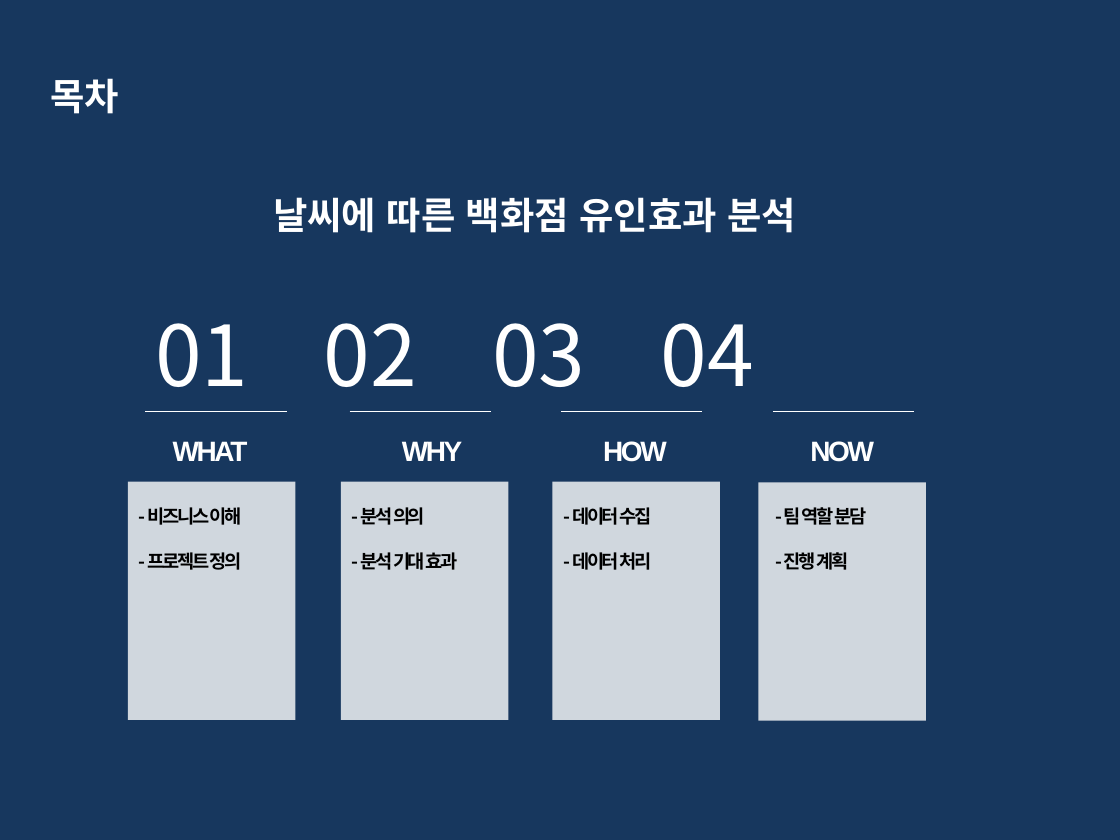
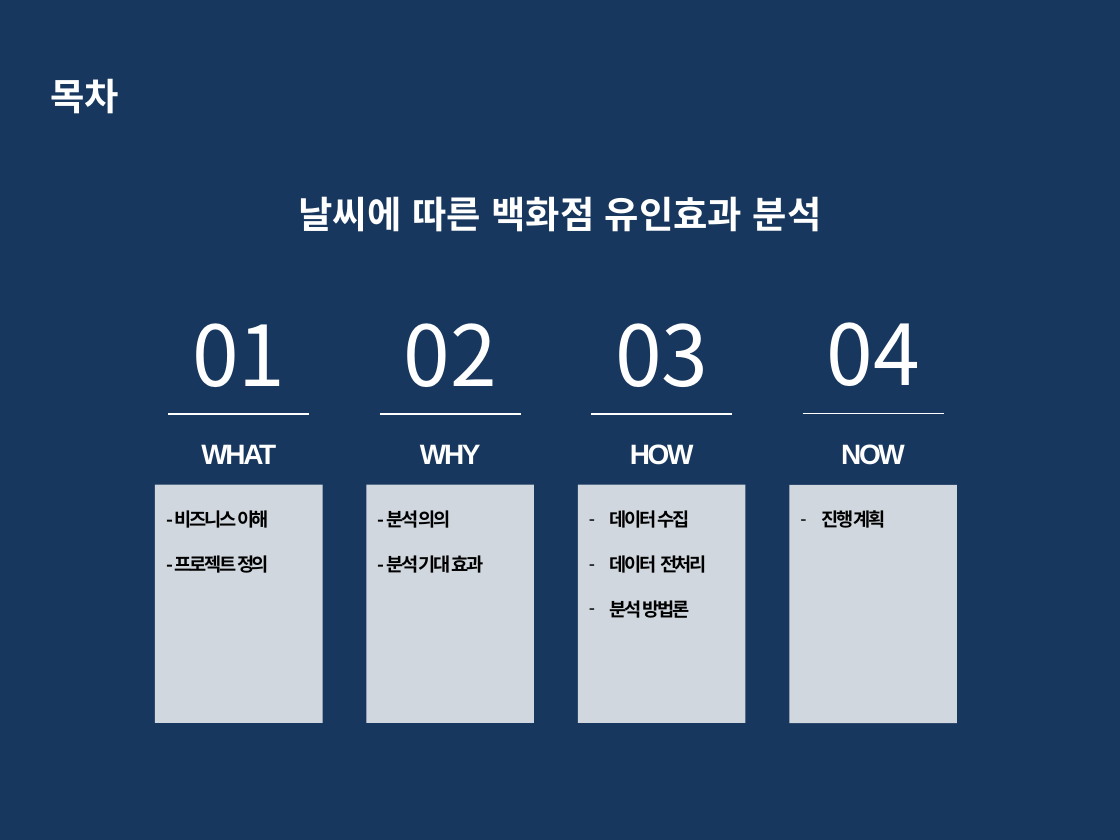
Before and after one commit to jonghyunlee1993/MulticampusSemiProject, a slide deck: slide 2 of 발표자료/1조 세미프로젝트_브리핑_강자연 수정.pptx. Drawn at 1120x840 pixels with LibreOffice and Linux fonts; fonts in the diff are those of the drawing. Boxes give left, top, right and bottom in pixels: in the first picture for what was removed or moved away, otherwise in the second. Text is boxed around its words. In the diff, an @@ line names an element or a change of style, - is before the commit and + after.

```diff
--- a/발표자료/1조 세미프로젝트_브리핑_강자연 수정.pptx
+++ b/발표자료/1조 세미프로젝트_브리핑_강자연 수정.pptx
@@ text at [192,323,285,387]: text changed @@
-01 02 03 04
+01
@@ text added at [404,323,497,387], 54 pt, text #FFFFFF @@
+02
@@ text added at [615,323,708,387], 54 pt, text #FFFFFF @@
+03
@@ text added at [826,322,919,386], 54 pt, text #FFFFFF @@
+04
@@ line moved from (146, 411) - (287, 411) to (168, 414) - (309, 414) @@
@@ 2 lines, 1 text: place and size @@
-2 lines, 1 text at [173,411,702,461]
+2 lines, 1 text at [201,414,732,464]
@@ line moved from (773, 411) - (914, 411) to (803, 413) - (944, 413) @@
@@ text "WHY": place and size @@
-text "WHY" at [402,441,463,461]
+text "WHY" at [420,444,481,464]
@@ text "HOW": place and size @@
-text "HOW" at [603,441,667,462]
+text "HOW" at [630,444,694,465]
@@ text "NOW": place and size @@
-text "NOW" at [810,441,874,462]
+text "NOW" at [841,444,905,465]
@@ 3 texts: place and size @@
-3 texts at [148,197,796,570]
+3 texts at [175,196,822,573]
@@ 3 rectangles: place and size @@
-3 rectangles at [128,482,720,720]
+3 rectangles at [155,485,746,724]
@@ rectangle: place and size @@
-rectangle at [758,483,926,721]
+rectangle at [790,485,958,724]
@@ text at [610,510,707,618]: text changed @@
-- 데이터 수집
-- 데이터 처리
+– 데이터 수집
+– 데이터 전처리
+– 분석 방법론
@@ text at [821,510,886,528]: text changed @@
-- 팀 역할 분담
-- 진행 계획
+– 진행 계획
```
Also in this commit, not shown: 6 other slides changed, 4 slides added, 2 other files.
